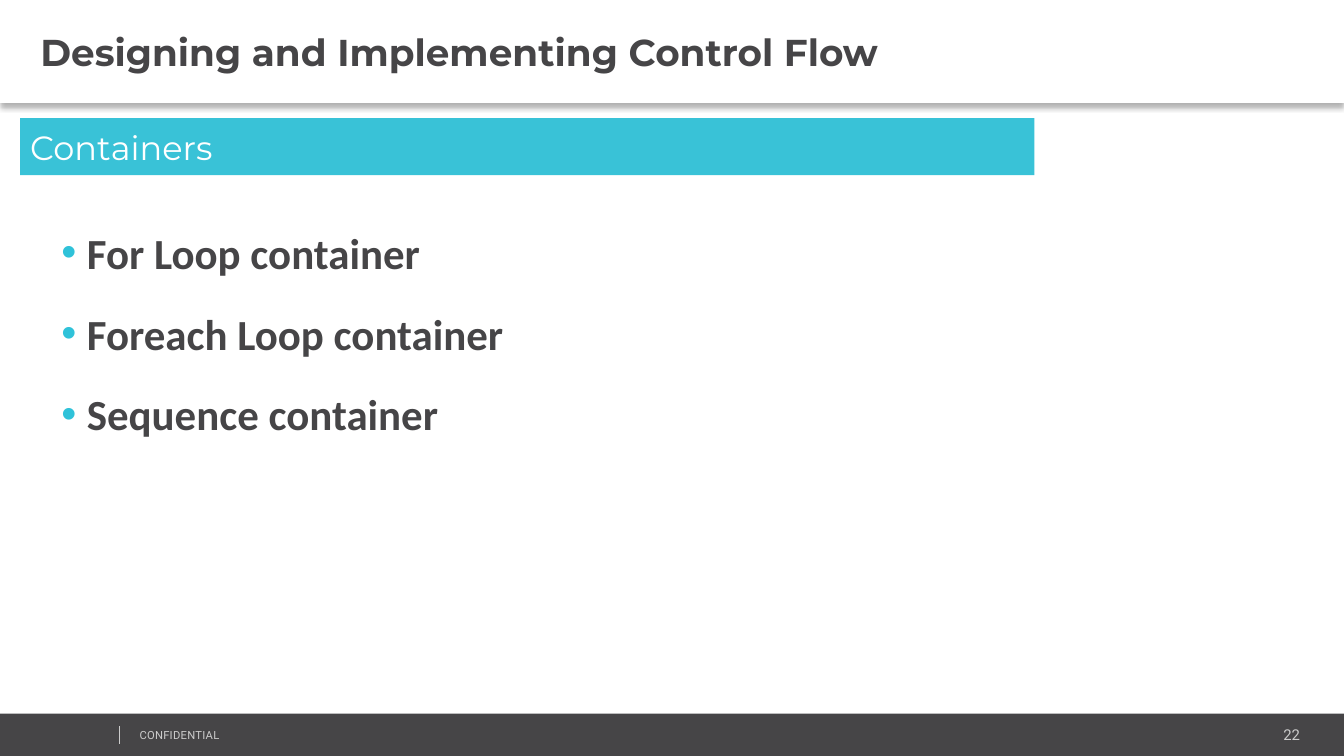
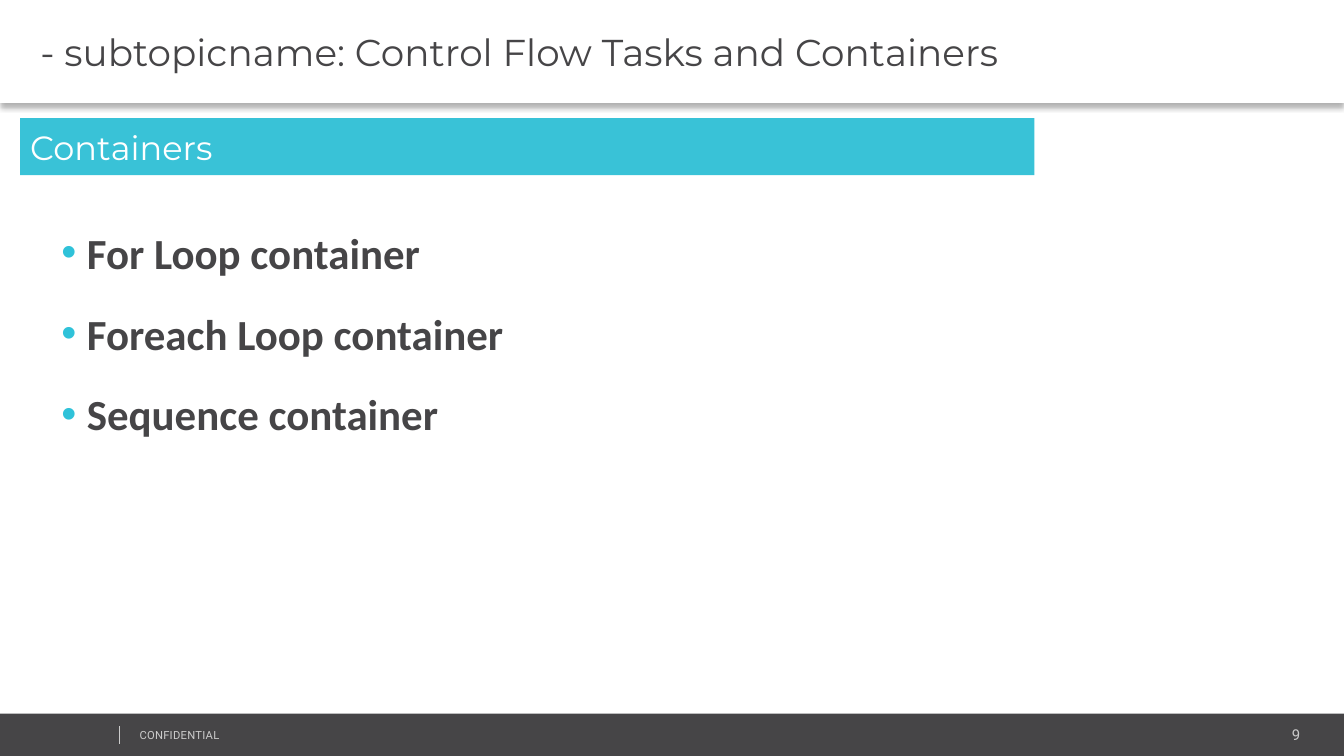
Before and after one commit to AndreyQC/MSBI.Lab, a slide deck: slide 9 of MSBI.Lecture.14/MSBI.Dev.S19E14.pptx (slide 22 before the commit). Drawn at 1344x756 pixels with LibreOffice and Linux fonts; fonts in the diff are those of the drawing; background and template pictures are left out. Boxes give left, top, right and bottom in pixels: in the first picture for what was removed or moved away, otherwise in the second. Text is boxed around its words. In the diff, an @@ line names an element or a change of style, - is before the commit and + after.

```diff
--- a/MSBI.Lecture.14/MSBI.Dev.S19E14.pptx
+++ b/MSBI.Lecture.14/MSBI.Dev.S19E14.pptx
@@ text at [64, 38, 998, 74]: text changed; bold off @@
-Designing and Implementing Control Flow
+- subtopicname: Control Flow Tasks and Containers
@@ page number at [1292, 729, 1300, 740]: text changed @@
-22
+9
```
Also in this commit, not shown: 3 other slides changed, 13 slides removed, 22 other files.
